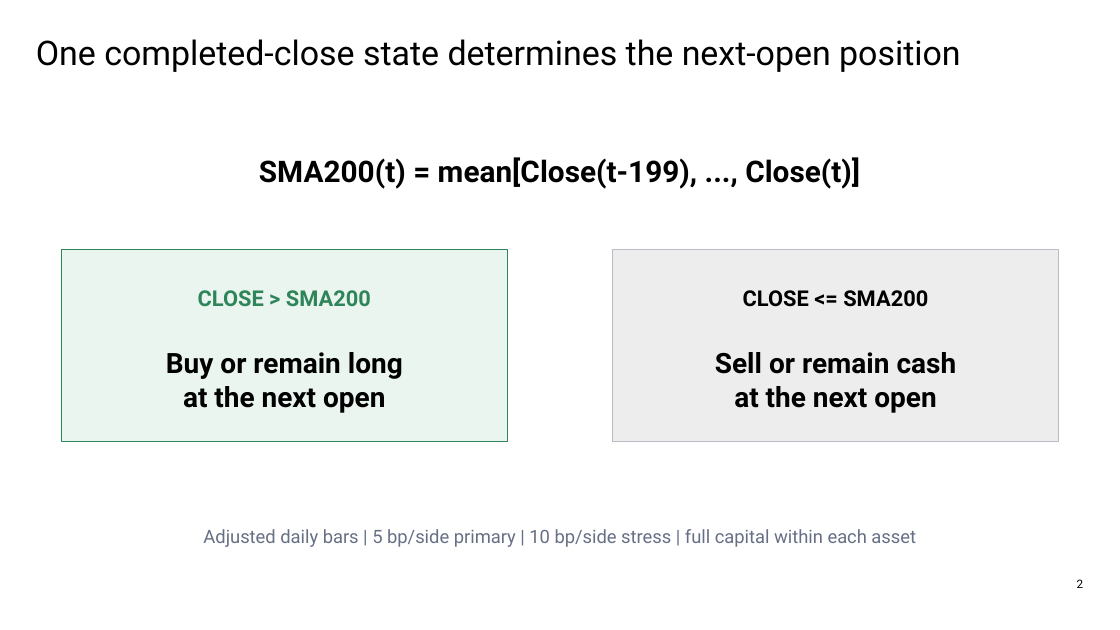
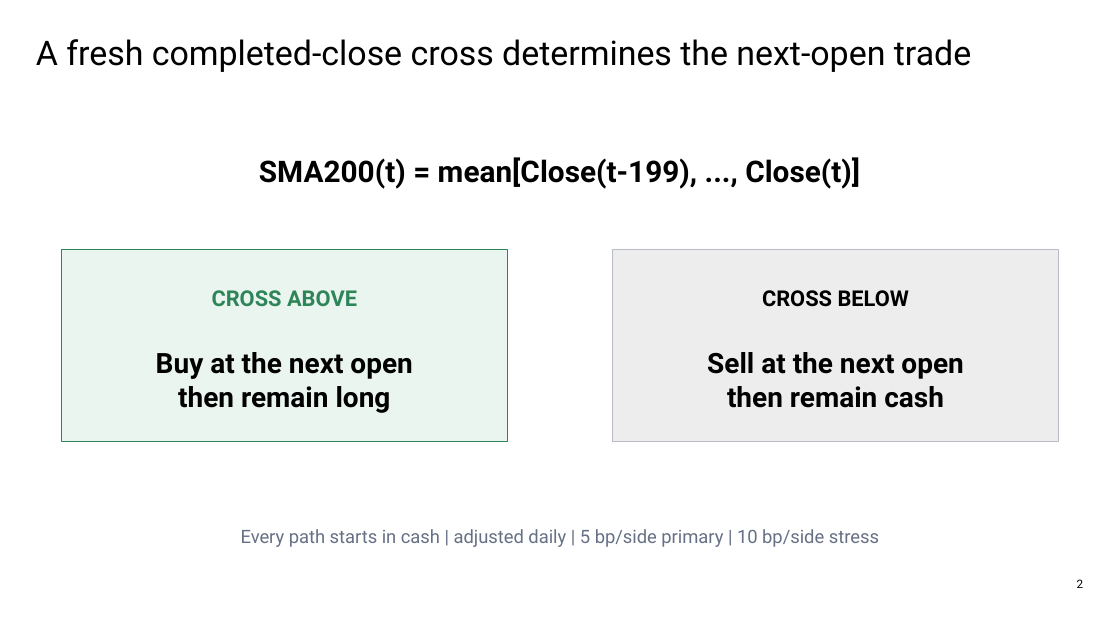
Before and after one commit to Francisc0Franc0/Time-Series-Modeling-Gen5, a slide deck: slide 2 of operator_hypothesis_lab/presentations/hyp_mom_02_1_sma200_cross_wide_discovery_evidence.pptx. Drawn at 1120x630 pixels with LibreOffice and Linux fonts; fonts in the diff are those of the drawing. Boxes give left, top, right and bottom in pixels: in the first picture for what was removed or moved away, otherwise in the second. Text is boxed around its words. In the diff, an @@ line names an element or a change of style, - is before the commit and + after.

Commit message:
Correct HYP-MOM-02.1 to fresh SMA200 crosses

```diff
--- a/operator_hypothesis_lab/presentations/hyp_mom_02_1_sma200_cross_wide_discovery_evidence.pptx
+++ b/operator_hypothesis_lab/presentations/hyp_mom_02_1_sma200_cross_wide_discovery_evidence.pptx
@@ text at (36,39,971,72): text changed @@
-One completed-close state determines the next-open position
+A fresh completed-close cross determines the next-open trade
@@ text at (212,290,357,306): text changed @@
-CLOSE > SMA200
+CROSS ABOVE
@@ text at (762,290,910,307): text changed @@
-CLOSE <= SMA200
+CROSS BELOW
@@ text at (156,352,412,413): text changed @@
-Buy or remain long
-at the next open
+Buy at the next open
+then remain long
@@ text at (707,352,963,408): text changed @@
-Sell or remain cash
-at the next open
+Sell at the next open
+then remain cash
@@ text at (241,529,879,547): text changed @@
-Adjusted daily bars | 5 bp/side primary | 10 bp/side stress | full capital within each asset
+Every path starts in cash | adjusted daily | 5 bp/side primary | 10 bp/side stress
```
Also in this commit, not shown: 10 other slides changed, 1 slide added, 1 slide removed, 9 other files.
